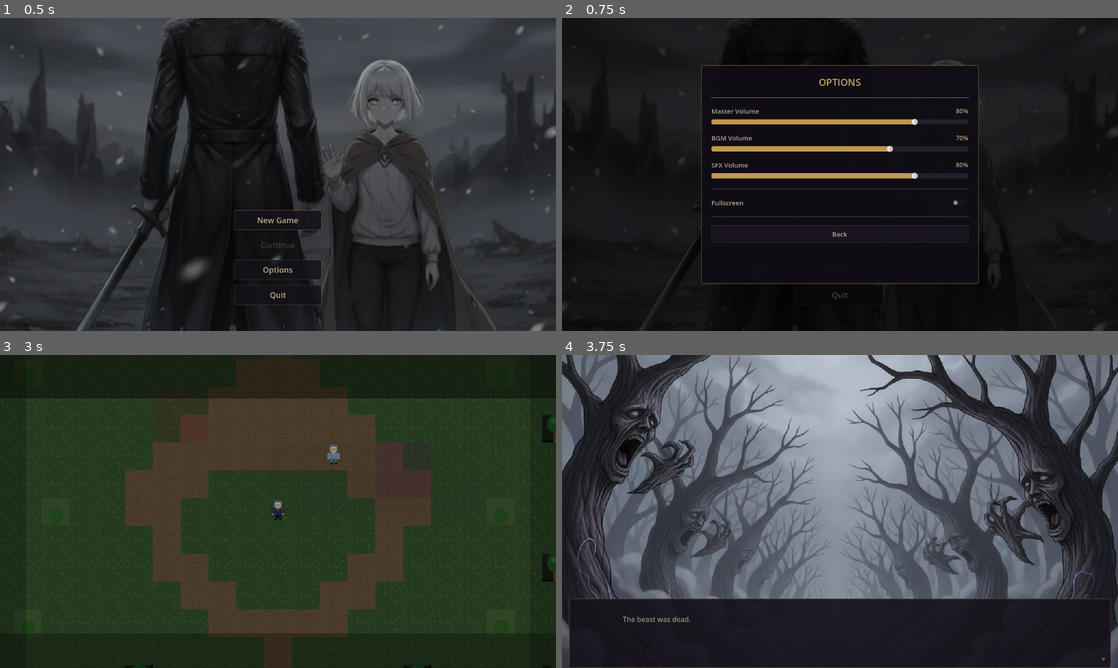
Above: before the commit, frames 1-4 (two rows, left to right).
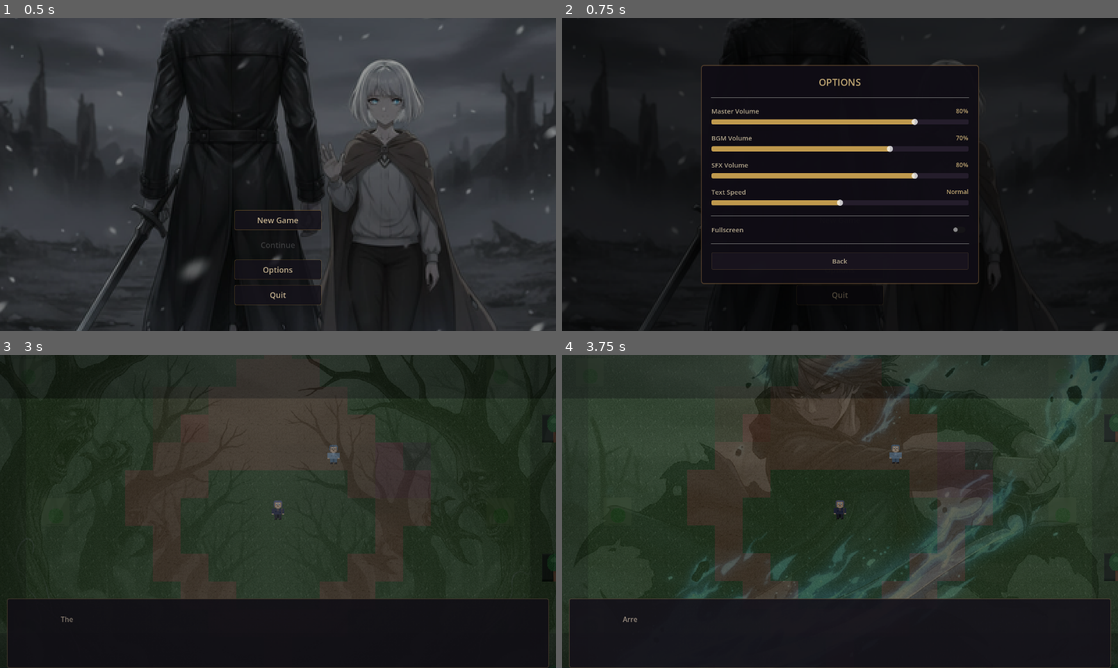
Above: after the commit, the same moments.

Repository: SonBongKyun/memoria-game
Game: Godot game, scene res://scenes/main/main.tscn
The game is run twice, just before and just after one commit, with the same random seed, the same clock (stepped at 60 frames per second) and the same inputs.
Inputs:
- Up to frame 1 (0.5 s): no input
- Up to frame 2 (0.75 s): click "Options" at 0.5 s
- Up to frame 3 (3 s): click "Back" at 1.25 s; click "New Game" at 2 s; tap Enter at 2.75 s; hold D (move_right) from 2.78 s (still down); hold Space (interact) from 2.78 s (still down)
- Up to frame 4 (3.75 s): release D (move_right) at 3.53 s; release Space (interact) at 3.53 s; hold S (move_down) from 3.53 s (still down); tap Space (interact) at 3.6 s

Frame 1 is identical in both runs. In frame 2, 1.3% of the frame differs, in the area x 26-74%, y 54-81%; in frame 3, 18%; in frame 4, 68%, in the area x 0-100%, y 0-100%.
Error after the commit: Invalid assignment of property or key 'modulate' with value of type 'Color' on a base object of type 'CanvasLayer'. (res://scripts/utils/map_effects.gd:218)

Commit message:
S27: Chapter title cards, text speed option, footstep SFX, OptionsMenu polish
- Chapter title cards: dramatic overlay (fade in/hold/fade out) on all 5 maps
- Text speed option in OptionsMenu: 5 levels (Slow to Instant)
- Footstep SFX: dedicated step_player (-12dB) with 0.25s interval
- OptionsMenu ESC close with input consumption

Co-Authored-By: Claude Opus 4.6 <noreply@anthropic.com>

Diff:
--- a/scenes/maps/bl07_void.gd
+++ b/scenes/maps/bl07_void.gd
@@ -63,7 +63,9 @@
 	MemoryManager.add_chapter_memories(5)
 
 	if not GameManager.get_flag("ch5_void_entered"):
-		await get_tree().create_timer(0.5).timeout
+		# 챕터 타이틀 카드 표시 후 대화 시작
+		await MapEffects.show_chapter_title(self, 5, "BL-07", "The Void stares back")
+		await get_tree().create_timer(0.3).timeout
 		_start_ch5_sequence()
 
 func _process(delta: float) -> void:
--- a/scenes/maps/crumbling_coast.gd
+++ b/scenes/maps/crumbling_coast.gd
@@ -59,7 +59,9 @@
 func _ready_sequence() -> void:
 	# Ch3 도착 시퀀스 (한 번만 실행)
 	if not GameManager.get_flag("ch3_arrived"):
-		await get_tree().create_timer(0.5).timeout
+		# 챕터 타이틀 카드 표시 후 대화 시작
+		await MapEffects.show_chapter_title(self, 3, "Crumbling Coast", "The ground gives way")
+		await get_tree().create_timer(0.3).timeout
 		_start_ch3_sequence()
 
 func _process(delta: float) -> void:
--- a/scenes/maps/rim_forest.gd
+++ b/scenes/maps/rim_forest.gd
@@ -59,8 +59,9 @@
 
 	# 스토리 시퀀스 시작 (첫 진입 시만)
 	if not GameManager.get_flag("ch1_opening_done"):
-		# 짧은 딜레이 후 오프닝 대화 시작
-		await get_tree().create_timer(0.5).timeout
+		# 챕터 타이틀 카드 표시 후 대화 시작
+		await MapEffects.show_chapter_title(self, 1, "Rim Forest", "The edge of what remains")
+		await get_tree().create_timer(0.3).timeout
 		_start_story_sequence()
 
 func _process(delta: float) -> void:
--- a/scenes/maps/the_seam.gd
+++ b/scenes/maps/the_seam.gd
@@ -79,7 +79,9 @@
 	elif not GameManager.get_flag("ch4_arrived"):
 		_setup_battle_triggers()
 		_setup_bl07_trigger()
-		await get_tree().create_timer(0.5).timeout
+		# 챕터 타이틀 카드 표시 후 대화 시작
+		await MapEffects.show_chapter_title(self, 4, "The Seam", "Between what was and what will be")
+		await get_tree().create_timer(0.3).timeout
 		_start_ch4_sequence()
 	else:
 		_setup_battle_triggers()
--- a/scenes/maps/verdan_market.gd
+++ b/scenes/maps/verdan_market.gd
@@ -52,7 +52,9 @@
 
 	# Ch2 도착 대화 (첫 진입)
 	if not GameManager.get_flag("ch2_arrived"):
-		await get_tree().create_timer(0.5).timeout
+		# 챕터 타이틀 카드 표시 후 대화 시작
+		await MapEffects.show_chapter_title(self, 2, "Verdan Market", "Where memories are currency")
+		await get_tree().create_timer(0.3).timeout
 		_start_ch2_sequence()
 
 ## ===================== 스토리 시퀀스 =====================
--- a/scenes/ui/options_menu.gd
+++ b/scenes/ui/options_menu.gd
@@ -10,16 +10,19 @@
 var master_slider: HSlider
 var bgm_slider: HSlider
 var sfx_slider: HSlider
+var text_speed_slider: HSlider
 var fullscreen_check: CheckButton
 var master_value_label: Label
 var bgm_value_label: Label
 var sfx_value_label: Label
+var text_speed_value_label: Label
 
 # 설정 기본값
 var settings: Dictionary = {
 	"master_volume": 80,
 	"bgm_volume": 70,
 	"sfx_volume": 80,
+	"text_speed": 3,
 	"fullscreen": false,
 }
 
@@ -34,6 +37,11 @@
 	process_mode = Node.PROCESS_MODE_ALWAYS
 	print("[OptionsMenu] Ready")
 
+func _unhandled_input(event: InputEvent) -> void:
+	if is_open and event.is_action_pressed("cancel"):
+		close()
+		get_viewport().set_input_as_handled()
+
 func open() -> void:
 	if is_open:
 		return
@@ -42,6 +50,7 @@
 	master_slider.value = settings.master_volume
 	bgm_slider.value = settings.bgm_volume
 	sfx_slider.value = settings.sfx_volume
+	text_speed_slider.value = settings.text_speed
 	fullscreen_check.button_pressed = settings.fullscreen
 	_update_value_labels()
 	overlay.visible = true
@@ -107,6 +116,14 @@
 				if data.has(key):
 					settings[key] = data[key]
 
+const TEXT_SPEED_LABELS: Dictionary = {
+	1: "Slow",
+	2: "Slow+",
+	3: "Normal",
+	4: "Fast",
+	5: "Instant",
+}
+
 func _update_value_labels() -> void:
 	if master_value_label:
 		master_value_label.text = "%d%%" % int(master_slider.value)
@@ -114,6 +131,9 @@
 		bgm_value_label.text = "%d%%" % int(bgm_slider.value)
 	if sfx_value_label:
 		sfx_value_label.text = "%d%%" % int(sfx_slider.value)
+	if text_speed_value_label:
+		var spd = int(text_speed_slider.value)
+		text_speed_value_label.text = TEXT_SPEED_LABELS.get(spd, "Normal")
 
 func _build_ui() -> void:
 	var root = Control.new()
@@ -194,6 +214,14 @@
 		AudioManager.play_sfx("ui_select")
 	)
 
+	# --- Text Speed ---
+	text_speed_value_label = Label.new()
+	text_speed_slider = _create_speed_slider_row(vbox, "Text Speed", settings.text_speed, text_speed_value_label)
+	text_speed_slider.value_changed.connect(func(val: float):
+		settings.text_speed = int(val)
+		_update_value_labels()
+	)
+
 	# 구분선
 	var sep2 = HSeparator.new()
 	sep2.add_theme_constant_override("separation", 8)
@@ -288,6 +316,58 @@
 	row_vbox.add_child(slider)
 	return slider
 
+func _create_speed_slider_row(parent: VBoxContainer, label_text: String, default_val: int, value_label: Label) -> HSlider:
+	var row_vbox = VBoxContainer.new()
+	row_vbox.add_theme_constant_override("separation", 4)
+	parent.add_child(row_vbox)
+
+	var header = HBoxContainer.new()
+	row_vbox.add_child(header)
+
+	var label = Label.new()
+	label.text = label_text
+	label.add_theme_font_size_override("font_size", 15)
+	label.add_theme_color_override("font_color", Color(0.7, 0.65, 0.55))
+	label.size_flags_horizontal = Control.SIZE_EXPAND_FILL
+	header.add_child(label)
+
+	value_label.text = TEXT_SPEED_LABELS.get(default_val, "Normal")
+	value_label.add_theme_font_size_override("font_size", 14)
+	value_label.add_theme_color_override("font_color", Color(0.75, 0.65, 0.45))
+	value_label.custom_minimum_size = Vector2(50, 0)
+	value_label.horizontal_alignment = HORIZONTAL_ALIGNMENT_RIGHT
+	header.add_child(value_label)
+
+	var slider = HSlider.new()
+	slider.min_value = 1
+	slider.max_value = 5
+	slider.step = 1
+	slider.value = default_val
+	slider.custom_minimum_size = Vector2(0, 20)
+
+	# 슬라이더 스타일
+	var grabber_style = StyleBoxFlat.new()
+	grabber_style.bg_color = Color(0.75, 0.6, 0.3)
+	grabber_style.set_corner_radius_all(4)
+	grabber_style.set_content_margin_all(0)
+	grabber_style.content_margin_left = 8
+	grabber_style.content_margin_right = 8
+	grabber_style.content_margin_top = 8
+	grabber_style.content_margin_bottom = 8
+	slider.add_theme_stylebox_override("grabber_area", grabber_style)
+	slider.add_theme_stylebox_override("grabber_area_highlight", grabber_style)
+
+	var slider_style = StyleBoxFlat.new()
+	slider_style.bg_color = Color(0.15, 0.12, 0.18, 0.9)
+	slider_style.set_corner_radius_all(3)
+	slider_style.set_content_margin_all(0)
+	slider_style.content_margin_top = 6
+	slider_style.content_margin_bottom = 6
+	slider.add_theme_stylebox_override("slider", slider_style)
+
+	row_vbox.add_child(slider)
+	return slider
+
 func _style_button(btn: Button) -> void:
 	var btn_style = StyleBoxFlat.new()
 	btn_style.bg_color = Color(0.1, 0.08, 0.12, 0.9)
--- a/scripts/core/player.gd
+++ b/scripts/core/player.gd
@@ -10,6 +10,8 @@
 
 var facing_direction: Vector2 = Vector2.DOWN
 var can_move: bool = true
+var _step_timer: float = 0.0
+const STEP_INTERVAL: float = 0.25
 
 func _ready() -> void:
 	add_to_group("player")
@@ -18,7 +20,7 @@
 		sprite.play("idle_down")
 	print("[Player] Arrel ready")
 
-func _physics_process(_delta: float) -> void:
+func _physics_process(delta: float) -> void:
 	if not can_move or GameManager.current_state != GameManager.GameState.EXPLORATION:
 		velocity = Vector2.ZERO
 		return
@@ -40,6 +42,15 @@
 		_update_raycast_direction()
 	else:
 		_update_animation(facing_direction, false)
+
+	# 발걸음 소리
+	if input_vector != Vector2.ZERO:
+		_step_timer += delta
+		if _step_timer >= STEP_INTERVAL:
+			_step_timer = 0.0
+			AudioManager.play_step()
+	else:
+		_step_timer = 0.0
 
 func _input(event: InputEvent) -> void:
 	# 상호작용 (Space / Enter) — 탐색 모드에서만
--- a/scripts/systems/audio_manager.gd
+++ b/scripts/systems/audio_manager.gd
@@ -4,6 +4,7 @@
 
 var bgm_player: AudioStreamPlayer
 var sfx_player: AudioStreamPlayer
+var step_player: AudioStreamPlayer
 var current_bgm: String = ""
 var bgm_tween: Tween
 var _last_scene_path: String = ""
@@ -32,6 +33,12 @@
 	sfx_player.bus = "Master"
 	sfx_player.volume_db = -3.0
 	add_child(sfx_player)
+
+	# 발걸음 전용 플레이어 (낮은 볼륨, SFX와 겹치지 않음)
+	step_player = AudioStreamPlayer.new()
+	step_player.bus = "Master"
+	step_player.volume_db = -12.0
+	add_child(step_player)
 
 	# 씬 전환 감지
 	get_tree().tree_changed.connect(_on_tree_changed)
@@ -95,6 +102,17 @@
 	sfx_player.stream = stream
 	sfx_player.play()
 
+## 발걸음 전용 재생 (step_player 사용, 다른 SFX와 겹치지 않음)
+func play_step() -> void:
+	if not step_player:
+		return
+	var samples = _generate_sfx("step")
+	if samples.is_empty():
+		return
+	var stream = _samples_to_stream(samples)
+	step_player.stream = stream
+	step_player.play()
+
 ## 간단한 SFX 생성 (사인파 기반)
 func _generate_sfx(type: String) -> PackedFloat32Array:
 	var samples = PackedFloat32Array()
--- a/scripts/ui/dialogue_box.gd
+++ b/scripts/ui/dialogue_box.gd
@@ -3,7 +3,7 @@
 ## 하단 텍스트 박스 + 좌측 포트레이트 + 선택지.
 extends CanvasLayer
 
-const TYPEWRITER_SPEED: float = 0.03  # 글자당 초
+const TYPEWRITER_SPEEDS: Dictionary = {1: 0.06, 2: 0.045, 3: 0.03, 4: 0.015, 5: 0.0}
 const BOX_HEIGHT: int = 160
 const PORTRAIT_SIZE: int = 96
 
@@ -51,11 +51,23 @@
 	hide_box()
 	print("[DialogueBox] Ready")
 
+func _get_typewriter_speed() -> float:
+	var spd = OptionsMenu.settings.get("text_speed", 3) if OptionsMenu else 3
+	return TYPEWRITER_SPEEDS.get(spd, 0.03)
+
 func _process(delta: float) -> void:
 	if is_typing:
+		var speed = _get_typewriter_speed()
+		if speed <= 0.0:
+			# Instant mode
+			displayed_chars = full_text.length()
+			text_label.text = full_text
+			is_typing = false
+			indicator.visible = true
+			return
 		typewriter_timer += delta
-		while typewriter_timer >= TYPEWRITER_SPEED and displayed_chars < full_text.length():
-			typewriter_timer -= TYPEWRITER_SPEED
+		while typewriter_timer >= speed and displayed_chars < full_text.length():
+			typewriter_timer -= speed
 			displayed_chars += 1
 			text_label.text = full_text.substr(0, displayed_chars)
 
--- a/scripts/utils/map_effects.gd
+++ b/scripts/utils/map_effects.gd
@@ -163,6 +163,73 @@
 	parent.add_child(layer)
 	return fogs
 
+## 챕터 타이틀 카드 오버레이
+## 페이드 인 → 홀드 → 페이드 아웃 후 자동 제거. CanvasLayer 반환.
+static func show_chapter_title(parent: Node, chapter_num: int, title: String, subtitle: String = "") -> CanvasLayer:
+	var layer = CanvasLayer.new()
+	layer.layer = 4  # 비네트(3) 위, UI 아래
+
+	# 풀스크린 어둠 배경
+	var bg = ColorRect.new()
+	bg.set_anchors_preset(Control.PRESET_FULL_RECT)
+	bg.color = Color(0, 0, 0, 0.85)
+	bg.mouse_filter = Control.MOUSE_FILTER_IGNORE
+	layer.add_child(bg)
+
+	# 중앙 컨테이너
+	var container = VBoxContainer.new()
+	container.set_anchors_preset(Control.PRESET_CENTER)
+	container.grow_horizontal = Control.GROW_DIRECTION_BOTH
+	container.grow_vertical = Control.GROW_DIRECTION_BOTH
+	container.alignment = BoxContainer.ALIGNMENT_CENTER
+	container.add_theme_constant_override("separation", 8)
+	container.mouse_filter = Control.MOUSE_FILTER_IGNORE
+	layer.add_child(container)
+
+	# "CHAPTER X" 소형 앰버 텍스트
+	var chapter_label = Label.new()
+	chapter_label.text = "CHAPTER %d" % chapter_num
+	chapter_label.add_theme_font_size_override("font_size", 16)
+	chapter_label.add_theme_color_override("font_color", Color(0.6, 0.5, 0.35))
+	chapter_label.horizontal_alignment = HORIZONTAL_ALIGNMENT_CENTER
+	chapter_label.mouse_filter = Control.MOUSE_FILTER_IGNORE
+	container.add_child(chapter_label)
+
+	# 타이틀 대형 텍스트
+	var title_label = Label.new()
+	title_label.text = title
+	title_label.add_theme_font_size_override("font_size", 28)
+	title_label.add_theme_color_override("font_color", Color(0.85, 0.78, 0.65))
+	title_label.horizontal_alignment = HORIZONTAL_ALIGNMENT_CENTER
+	title_label.mouse_filter = Control.MOUSE_FILTER_IGNORE
+	container.add_child(title_label)
+
+	# 선택적 서브타이틀
+	if subtitle != "":
+		var sub_label = Label.new()
+		sub_label.text = subtitle
+		sub_label.add_theme_font_size_override("font_size", 14)
+		sub_label.add_theme_color_override("font_color", Color(0.5, 0.45, 0.4))
+		sub_label.horizontal_alignment = HORIZONTAL_ALIGNMENT_CENTER
+		sub_label.mouse_filter = Control.MOUSE_FILTER_IGNORE
+		container.add_child(sub_label)
+
+	# 초기 투명
+	layer.modulate = Color(1, 1, 1, 0)
+	parent.add_child(layer)
+
+	# 애니메이션: 페이드 인 0.5s → 홀드 2.0s → 페이드 아웃 0.8s → 제거
+	var tween = parent.create_tween()
+	tween.tween_property(layer, "modulate:a", 1.0, 0.5)
+	tween.tween_interval(2.0)
+	tween.tween_property(layer, "modulate:a", 0.0, 0.8)
+	tween.tween_callback(layer.queue_free)
+
+	# await용: 트윈 완료까지 대기 가능
+	await tween.finished
+
+	return layer
+
 ## 안개 업데이트 (_process에서 호출)
 static func update_fog(fogs: Array[ColorRect], time: float) -> void:
 	for fog in fogs:
Not shown, changed: CLAUDE.md
Not shown, changed: SESSION_LOG.md
